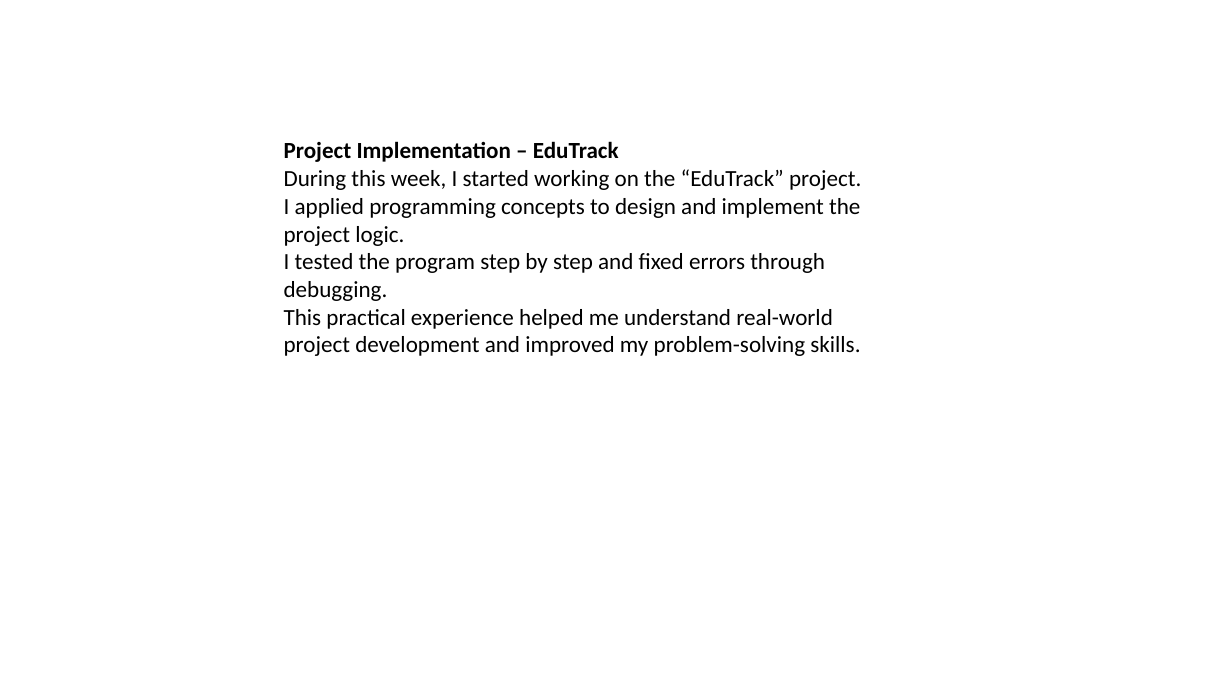
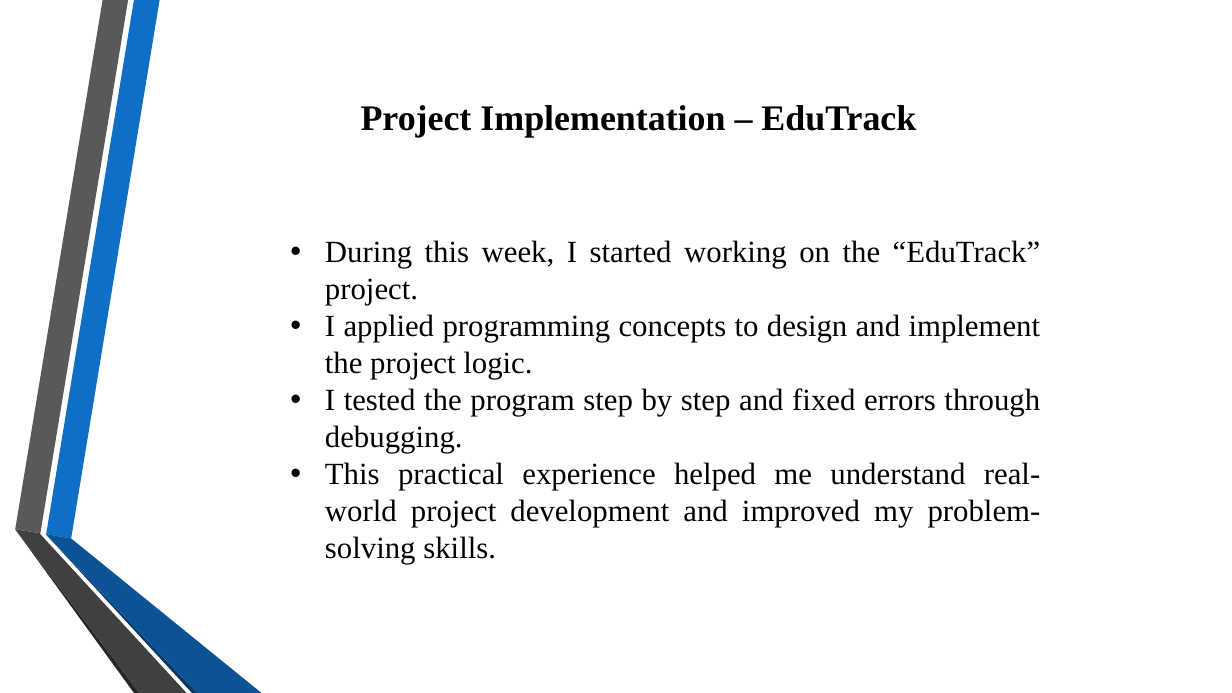
Before and after one commit to VaishnaviJadhav350/intern, a slide deck: slide 9 of Presentation 1 to 8.pptx. Drawn at 1232x693 pixels with LibreOffice and Linux fonts; fonts in the diff are those of the drawing; background and template pictures are left out. Boxes give left, top, right and bottom in pixels: in the first picture for what was removed or moved away, otherwise in the second. Text is boxed around its words. In the diff, an @@ line names an element or a change of style, - is before the commit and + after.

```diff
--- a/Presentation 1 to 8.pptx
+++ b/Presentation 1 to 8.pptx
@@ text added at <box>361,105,916,137</box>, 28 pt, text #000000, bold @@
+Project Implementation – EduTrack
@@ text at <box>284,141,619,162</box>: paragraph removed @@
-Project Implementation – EduTrack
@@ text "During this week, I started ...": place and size @@
-text "During this week, I started ..." at <box>284,141,861,356</box>
+text "During this week, I started ..." at <box>325,240,1041,564</box>
@@ text at <box>325,240,1041,564</box>: size 18 to 24 pt, font Calibri to Times New Roman in "During this week, I started working on ...", "This practical experience helped me understand real-world ..."; alignment left to justified; bullet none to • @@
@@ text at <box>325,314,1041,453</box>: text changed; size 18 to 24 pt; font Calibri to Times New Roman @@
-I applied programming concepts to design and implement the project logic.
-I tested the program step by step and fixed errors through debugging.
+• I applied programming concepts to design and implement the project logic.
+• I tested the program step by step and fixed errors through debugging.
@@ group added at <box>15,0,262,693</box>: 6 freeform shapes @@
```
Also in this commit, not shown: 23 other slides changed, 4 other files.
